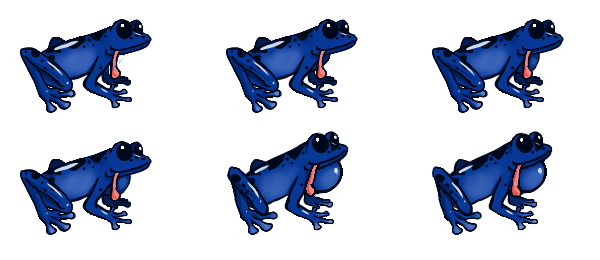
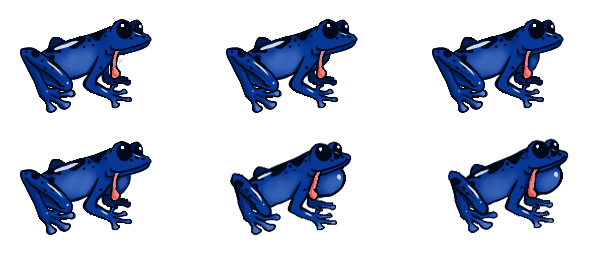
Comparing the layer stacks of the two 600 × 260 images. Changes:
painted on "Layer 6" over [432, 130, 569, 235]
painted on "Layer 5" over [226, 130, 352, 235]
